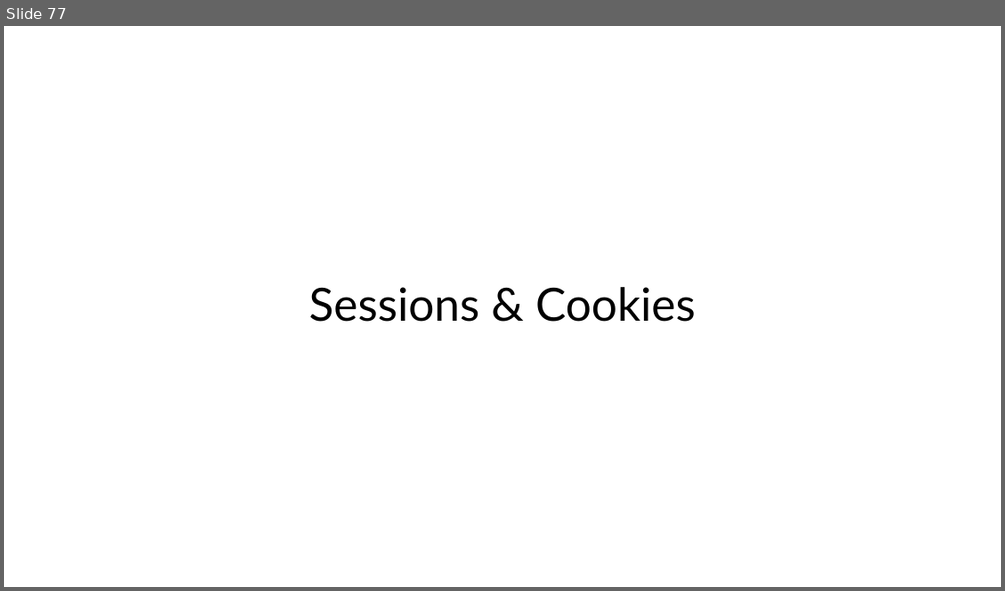
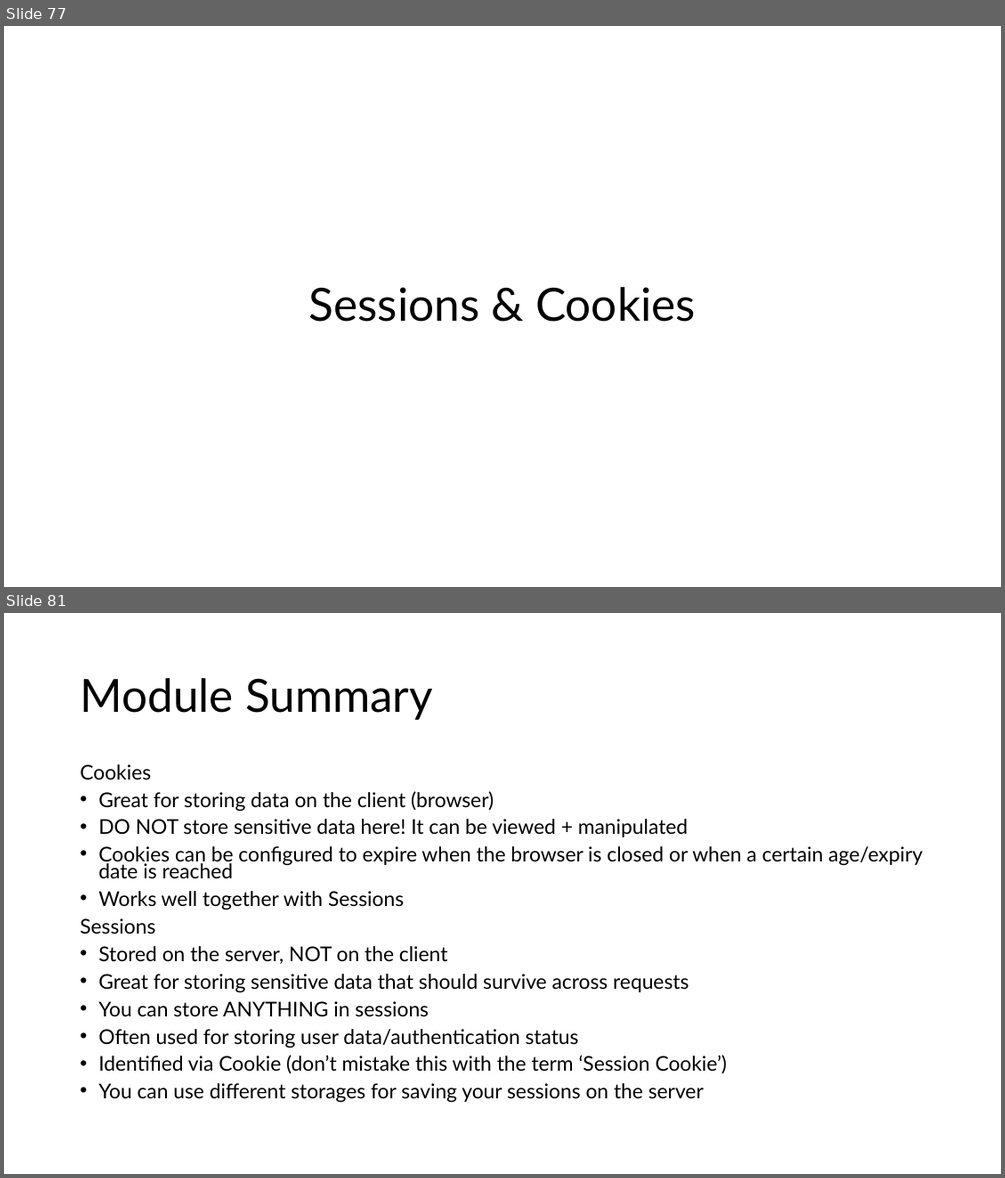
Before and after one commit to PiyushChaturvedii/Batch05, a slide deck: node/Nodejs.pptx. Shown one above the other, each under a label of ours: slide 77 before the commit, slides 77 and 81 after it; the slides between them are not shown. The pictures are 1005x591 and 1005x1178 pixels, drawn with LibreOffice and Linux fonts; fonts in the diff are those of the drawing. Boxes give left, top, right and bottom in pixels: in the first picture for what was removed or moved away, otherwise in the second. Text is boxed around its words. In the diff, an @@ line names an element or a change of style, - is before the commit and + after.

Commit message:
cookies

```diff
--- a/node/Nodejs.pptx
+++ b/node/Nodejs.pptx
@@ slide 81 added at <box>4,613,1001,1174</box>, background #FFFFFF @@
@@ title added at <box>80,678,433,720</box>, 44 pt, text #000000 @@
+Module Summary
@@ text added at <box>80,764,922,1102</box>, 19.6 pt, text #000000 @@
+Cookies
+• Great for storing data on the client (browser)
+• DO NOT store sensitive data here! It can be viewed + manipulated
+• Cookies can be configured to expire when the browser is closed or when a certain age/expiry date is reached
+• Works well together with Sessions
+Sessions
+• Stored on the server, NOT on the client
+• Great for storing sensitive data that should survive across requests
+• You can store ANYTHING in sessions
+• Often used for storing user data/authentication status
+• Identified via Cookie (don’t mistake this with the term ‘Session Cookie’)
+• You can use different storages for saving your sessions on the server
```
Also in this commit, not shown: 1 slide changed, 2 other slides added, 42 other files.
